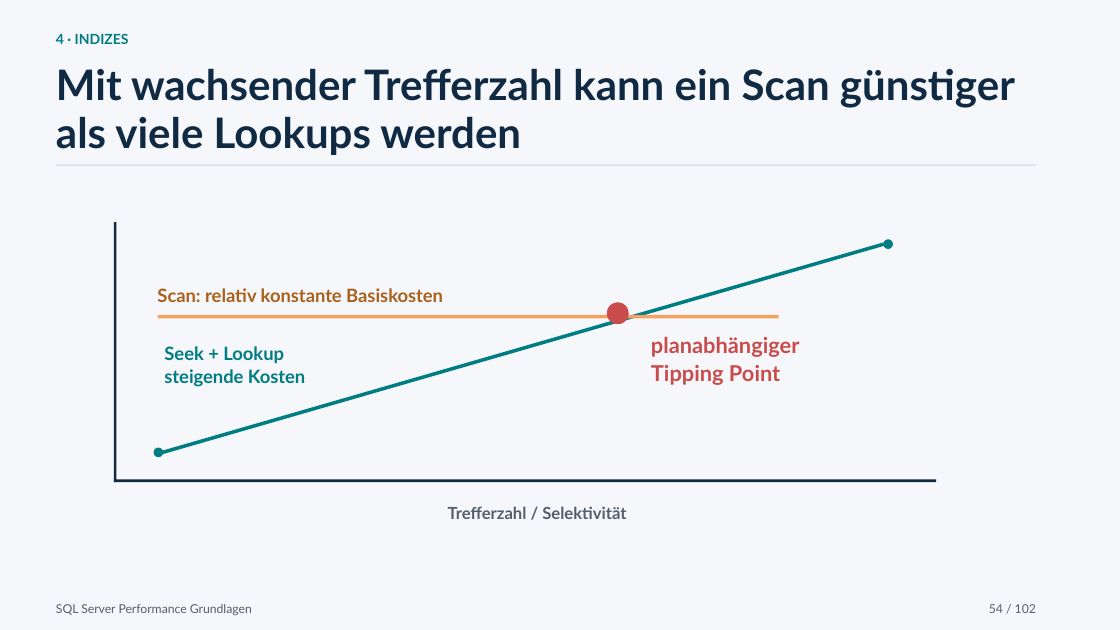
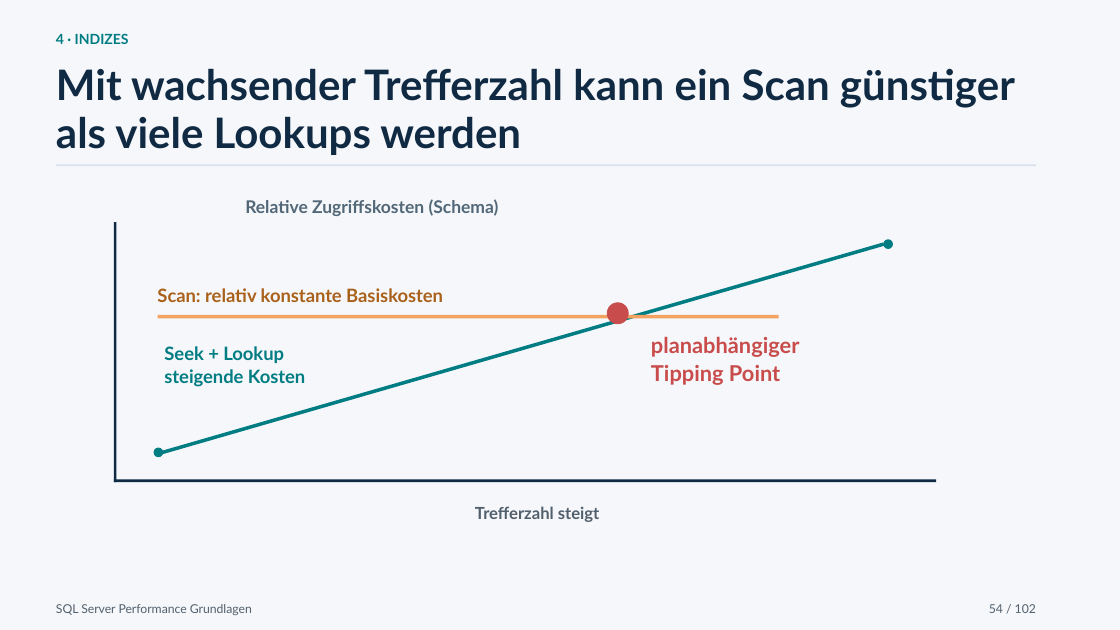
Before and after one commit to gecompat/SQL_PerformanceSchulung, a slide deck: slide 54 of Presentations/Performance_Schulung_Chat_2026-07-23_2146_SQL_Server_Performance_Grundlagen.pptx. Drawn at 1120x630 pixels with LibreOffice and Linux fonts; fonts in the diff are those of the drawing. Boxes give left, top, right and bottom in pixels: in the first picture for what was removed or moved away, otherwise in the second. Text is boxed around its words. In the diff, an @@ line names an element or a change of style, - is before the commit and + after.

```diff
--- a/Presentations/Performance_Schulung_Chat_2026-07-23_2146_SQL_Server_Performance_Grundlagen.pptx
+++ b/Presentations/Performance_Schulung_Chat_2026-07-23_2146_SQL_Server_Performance_Grundlagen.pptx
@@ text added at <box>245,199,499,216</box>, 15 pt, text #526777, bold @@
+Relative Zugriffskosten (Schema)
@@ text at <box>475,506,600,522</box>: text changed @@
-Trefferzahl / Selektivität
+Trefferzahl steigt
```
Also in this commit, not shown: 15 other slides changed, 12 other files.
